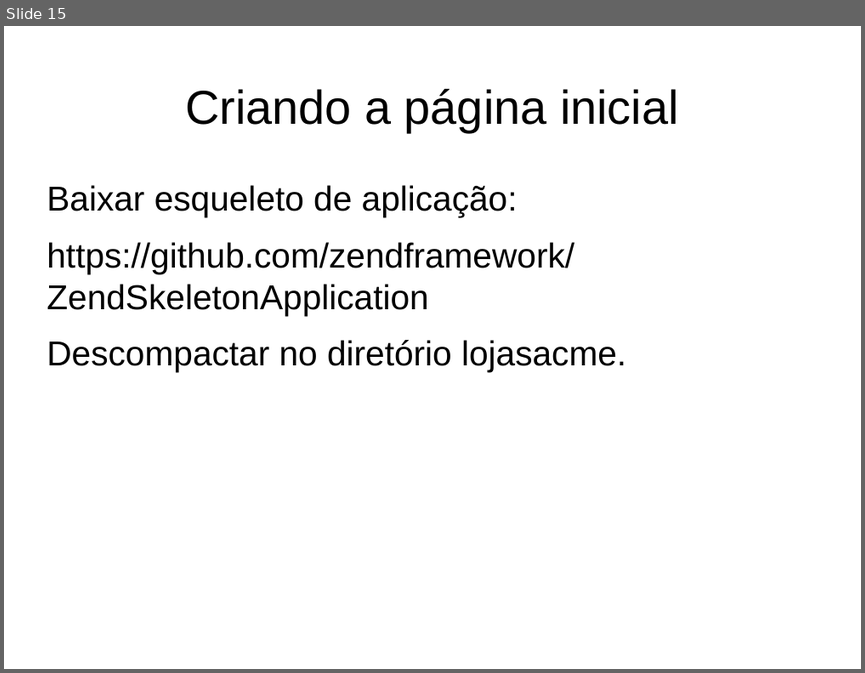
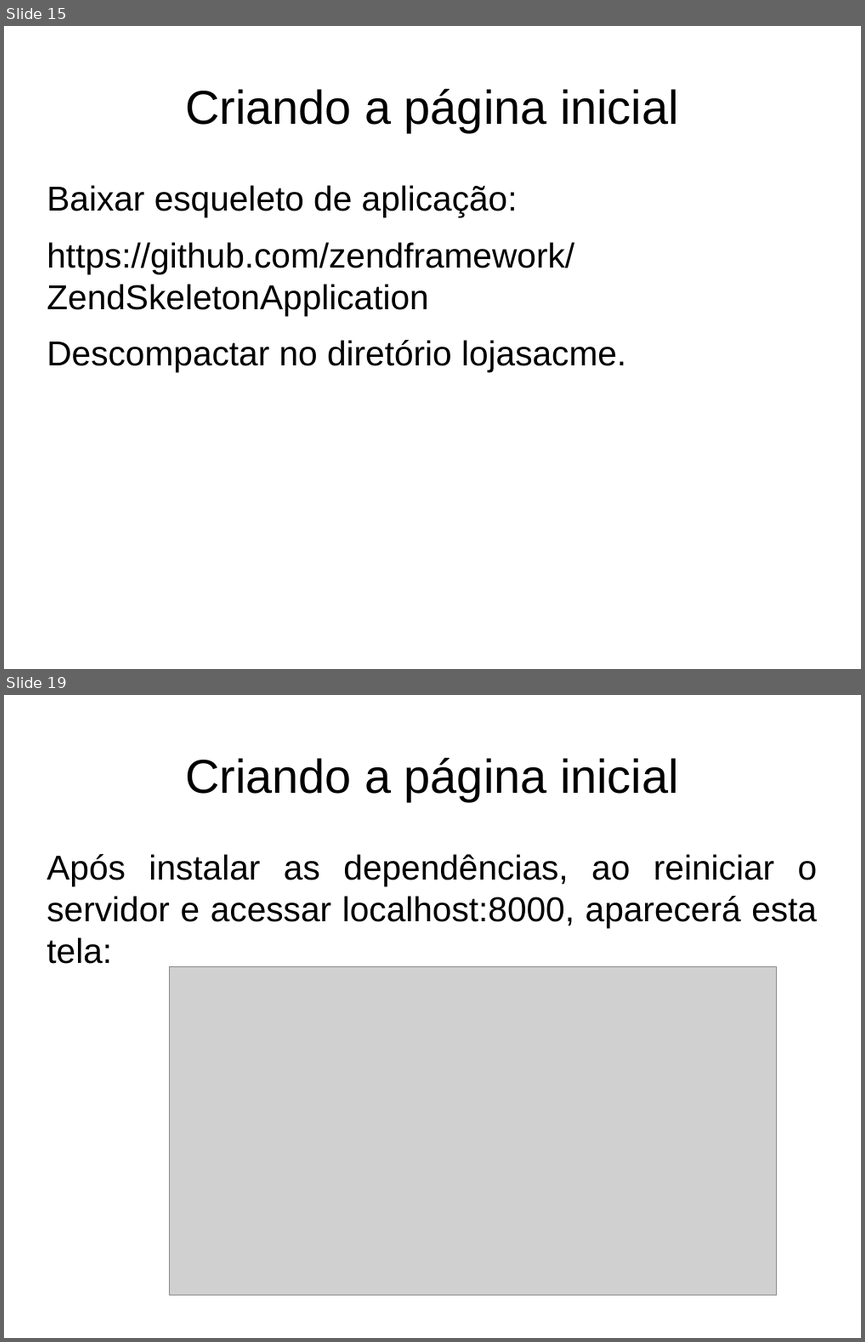
Before and after one commit to fgsl/lojasacme, a slide deck: docs/tutorial.odp. Shown one above the other, each under a label of ours: slide 15 before the commit, slides 15 and 19 after it; the slides between them are not shown. The pictures are 865x673 and 865x1342 pixels, drawn with LibreOffice and Linux fonts; fonts in the diff are those of the drawing; grey boxes stand for pictures. Boxes give left, top, right and bottom in pixels: in the first picture for what was removed or moved away, otherwise in the second. Text is boxed around its words. In the diff, an @@ line names an element or a change of style, - is before the commit and + after.

```diff
--- a/docs/tutorial.odp
+++ b/docs/tutorial.odp
@@ slide 19 added at (x1=4, y1=695, x2=861, y2=1338), background #FFFFFF @@
@@ title added at (x1=185, y1=758, x2=679, y2=801), 44 pt, text #000000 @@
+Criando a página inicial
@@ text added at (x1=46, y1=854, x2=817, y2=964), 32 pt, text #000000 @@
+Após instalar as dependências, ao reiniciar o servidor e acessar localhost:8000, aparecerá esta tela:
@@ picture added at (x1=170, y1=967, x2=777, y2=1295) @@
```
Also in this commit, not shown: 3 other slides added, 3 other files.
